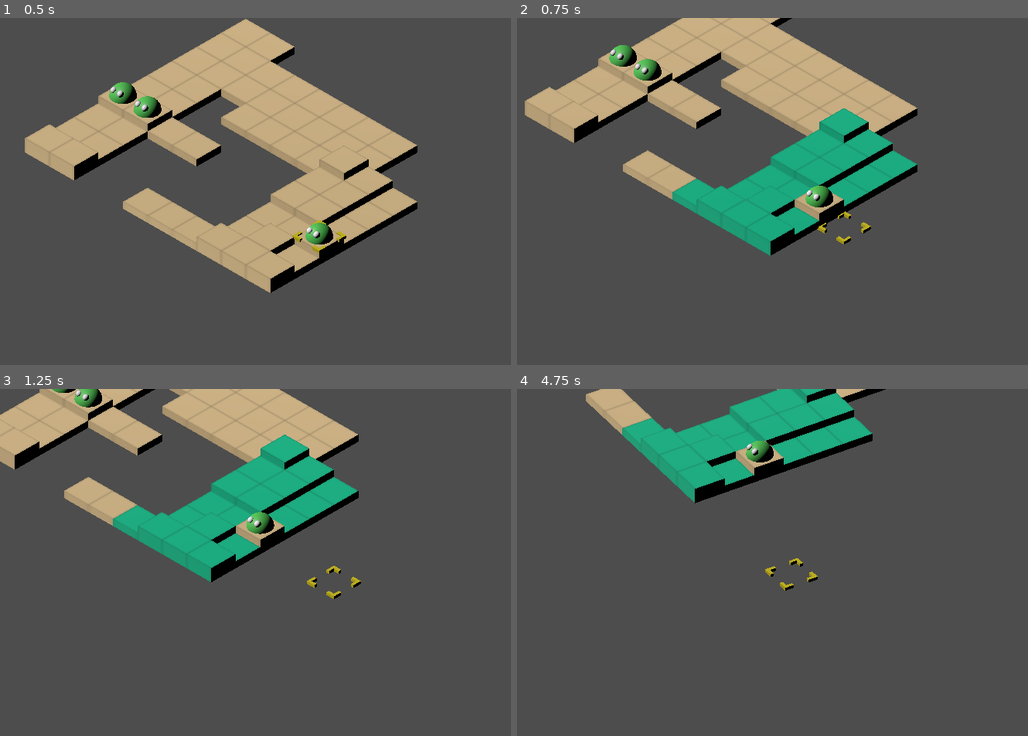
Above: before the commit, frames 1-4 (two rows, left to right).
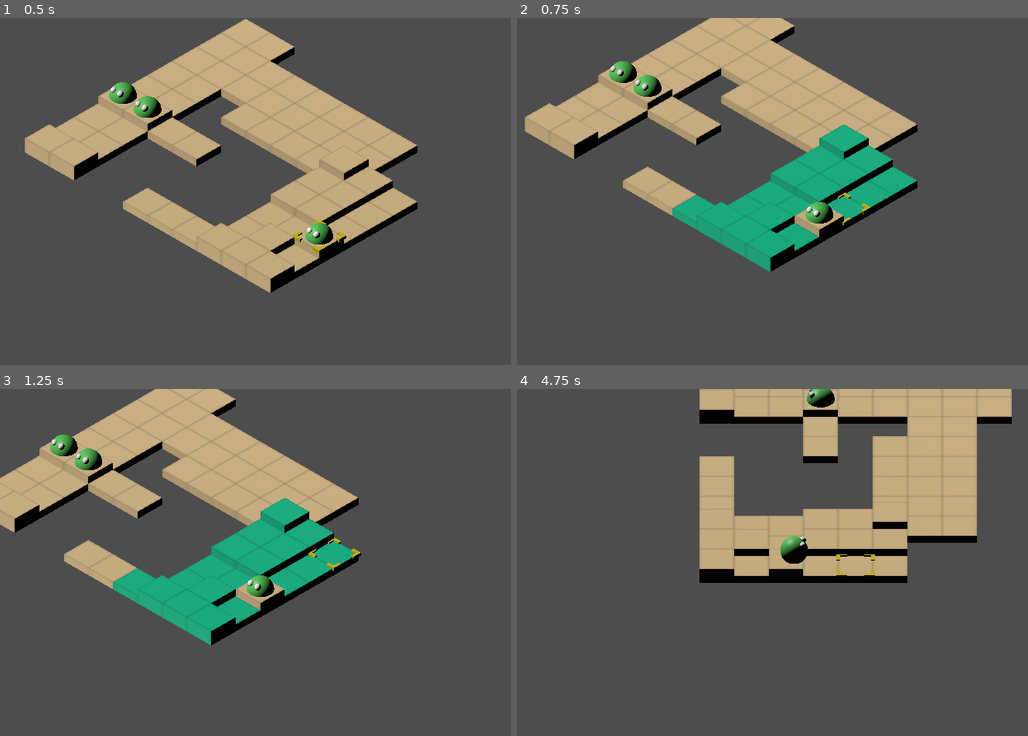
Above: after the commit, the same moments.

Repository: cyntrist/GodotTactics
Game: Godot game, scene res://Scenes/Battle.tscn
The game is run twice, just before and just after one commit, with the same random seed, the same clock (stepped at 60 frames per second) and the same inputs.
Inputs (mouse positions are in pixels of both pictures, inside the frame that each line leads up to):
- Up to frame 1 (0.5 s): no input
- Up to frame 2 (0.75 s): tap Enter (fire_1) at 0.5 s; move the mouse to (961, 174) at 0.52 s; hold D (move_right) from 0.53 s (still down); hold Right mouse button (camera_activate) from 0.53 s (still down)
- Up to frame 3 (1.25 s): keep holding D (move_right); keep holding Right mouse button (camera_activate)
- Up to frame 4 (4.75 s): move the mouse to (700, 579) at 1.27 s; release D (move_right) at 1.28 s; release Right mouse button (camera_activate) at 1.28 s; hold S (move_down) 1.28-2.03 s; tap one key every 0.75 s from 1.35 s: K (camera_down) J (camera_left) L (camera_right) I (camera_up) Enter (fire_1); move the mouse to (890, 486) at 2.02 s; hold D (move_right) 2.03-2.78 s; move the mouse to (792, 631) at 2.77 s; hold W (move_up) 2.78-3.53 s; move the mouse to (1012, 614) at 3.52 s; hold A (move_left) from 3.53 s (still down); move the mouse to (639, 510) at 4.27 s

Frame 1 is identical in both runs. In frame 2, 17% of the frame differs, in the area x 1-79%, y 0-74%; in frame 3, 31%, in the area x 0-71%, y 0-74%; in frame 4, 28%.

Commit message:
cameracontroller refactoring

Diff:
--- a/GodotProject/Scenes/Battle.tscn
+++ b/GodotProject/Scenes/Battle.tscn
@@ -52,9 +52,8 @@
 
 [node name="Camera Controller" type="Node3D" parent="Battle Controller" unique_id=2009810650]
 script = ExtResource("4_1samx")
-_orbitDuration = 0.51
+_orbitDuration = 0.21000000000000002
 _orbitTransition = 3
-_orbitEase = 2
 
 [node name="Heading" type="Node3D" parent="Battle Controller/Camera Controller" unique_id=171716726]
 transform = Transform3D(0.7071067, 0, 0.7071067, 0, 1, 0, -0.7071067, 0, 0.7071067, 0, 0, 0)
--- a/GodotProject/Scripts/Controller/CameraController.gd
+++ b/GodotProject/Scripts/Controller/CameraController.gd
@@ -1,4 +1,4 @@
-extends Node
+extends Node3D
 class_name CameraController
 
 @export_group("Follow")
@@ -15,88 +15,79 @@
 @export_range(0, 180) var _maxPitch: int = 0
 
 @export_group("Orbit")
-@export_range(0.01, 5.0, 0.1, "suffix:s") var _orbitDuration: float = 1.0
-@export var _orbitTransition: Tween.TransitionType = Tween.TRANS_LINEAR
+@export_range(0.01, 5.0, 0.1, "suffix:s") var _orbitDuration: float = 0.25
+@export var _orbitTransition: Tween.TransitionType = Tween.TRANS_SINE
 @export var _orbitEase: Tween.EaseType = Tween.EASE_OUT
+
+var _headingIndex: int = 0
 var _targetHeading: float
 var _rotateTween: Tween
 
 func _ready():
-	_targetHeading = $Heading.rotation.y
+	var deg := fposmod(rad_to_deg($Heading.rotation.y), 360.0)
+	_headingIndex = int(round(deg / 45.0)) % 8
+	_targetHeading = _headingIndex * deg_to_rad(45)
+	$Heading.rotation.y = _targetHeading
 
 func Zoom(scroll: int):
-	_zoom = clamp(_zoom + scroll,_minZoom, _maxZoom )
+	_zoom = clamp(_zoom + scroll, _minZoom, _maxZoom)
 
-	if $Heading/Pitch/Camera3D.projection == Camera3D.PROJECTION_ORTHOGONAL:
-		$Heading/Pitch/Camera3D.position.z = 100
-		$Heading/Pitch/Camera3D.size = _zoom
+	var cam := $Heading/Pitch/Camera3D
+	if cam.projection == Camera3D.PROJECTION_ORTHOGONAL:
+		cam.position.z = 100
+		cam.size = _zoom
 	else:
-		$Heading/Pitch/Camera3D.position.z = _zoom
+		cam.position.z = _zoom
 
 func Orbit(direction: Vector2):
-	if direction.x != 0:
-		var step := deg_to_rad(45)
+	if direction.x == 0:
+		return
 
-		var current : float = $Heading.rotation.y
-		var raw_target := _targetHeading + direction.x * step
+	_headingIndex = (_headingIndex + int(sign(direction.x))) % 8
+	if _headingIndex < 0:
+		_headingIndex += 8
 
-		var diff := wrapf(raw_target - current, -PI, PI)
-		_targetHeading = current + diff
+	_targetHeading = _headingIndex * deg_to_rad(45)
 
-		if _rotateTween and _rotateTween.is_running():
-			_rotateTween.kill()
+	if _rotateTween and _rotateTween.is_running():
+		_rotateTween.kill()
 
-		_rotateTween = create_tween()
-		_rotateTween.tween_property(
-			$Heading,
-			"rotation:y",
-			_targetHeading,
-			_orbitDuration
-		).set_trans(_orbitTransition).set_ease(_orbitEase)
+	var current : float = $Heading.rotation.y
+	var diff := wrapf(_targetHeading - current, -PI, PI)
+	var next := current + diff
+
+	_rotateTween = create_tween()
+	_rotateTween.tween_property(
+		$Heading,
+		"rotation:y",
+		next,
+		_orbitDuration
+	).set_trans(_orbitTransition).set_ease(_orbitEase)
 
 func Pitch(direction: Vector2):
-	if direction.x != 0:
-		var headingSpeed: int = 2
-		var headingAngle: float = $Heading.rotation.y
-		headingAngle += direction.x * headingSpeed * get_process_delta_time()
-		$Heading.rotation.y = headingAngle
-		while $Heading.rotation.y > deg_to_rad(360):
-			$Heading.rotation.y -= deg_to_rad(720)
-		while $Heading.rotation.y < deg_to_rad(-360):
-			$Heading.rotation.y += deg_to_rad(720)
-	if direction.y !=0:
-		var orbitSpeed: int = 2
-#		var vAngle: float = direction.y
-		var orbitAngle: float = $Heading/Pitch.rotation.x
+	if direction.y != 0:
+		var orbitSpeed := 2.0
+		var orbitAngle : float = $Heading/Pitch.rotation.x
 		orbitAngle += direction.y * orbitSpeed * get_process_delta_time()
-		orbitAngle = clamp(orbitAngle,deg_to_rad(_minPitch), deg_to_rad(_maxPitch) )
+		orbitAngle = clamp(orbitAngle, deg_to_rad(_minPitch), deg_to_rad(_maxPitch))
 		$Heading/Pitch.rotation.x = orbitAngle
 
 func _process(delta):
 	if _follow:
-		self.position = self.position.lerp(_follow.position, _followSpeed * delta)
+		position = position.lerp(_follow.position, _followSpeed * delta)
 
 func setFollow(follow: Node3D):
-	if follow:
-		_follow = follow
+	_follow = follow
 
-func AdjustedMovement(originalPoint:Vector2i):
-	var angle: float = rad_to_deg($Heading.rotation.y)
-	var offset: int = 1 # guarrada
-	angle -= offset;
+func AdjustedMovement(input: Vector2i) -> Vector2i:
+	match _headingIndex:
+		0: return input                          # 0°
+		1: return Vector2i(input.y, -input.x)    # 45°
+		2: return Vector2i(input.y, -input.x)    # 90°
+		3: return Vector2i(-input.x, -input.y)   # 135°
+		4: return Vector2i(-input.x, -input.y)   # 180°
+		5: return Vector2i(-input.y, input.x)    # 225°
+		6: return Vector2i(-input.y, input.x)    # 270°
+		7: return Vector2i(input.x, input.y)     # 315°
 
-	if ((angle >= -45 && angle < 45) || ( angle < -315 || angle >= 315)):
-		return originalPoint
-
-	elif ((angle >= 46 && angle < 131) || ( angle >= -316 && angle < -211 )):
-		return Vector2i( originalPoint.y, originalPoint.x * -1)
-
-	elif ((angle >= 131 && angle < 211) || ( angle >= -211 && angle < -131 )):
-		return Vector2i(originalPoint.x * -1, originalPoint.y * -1)
-
-	elif ((angle >= 211 && angle < 316) || ( angle >= -130 && angle < -45 )):
-		return Vector2i(originalPoint.y * -1, originalPoint.x)
-
-	else:
-		print("Camera angle is wrong: " + str(angle))
-		return originalPoint
+	return input
